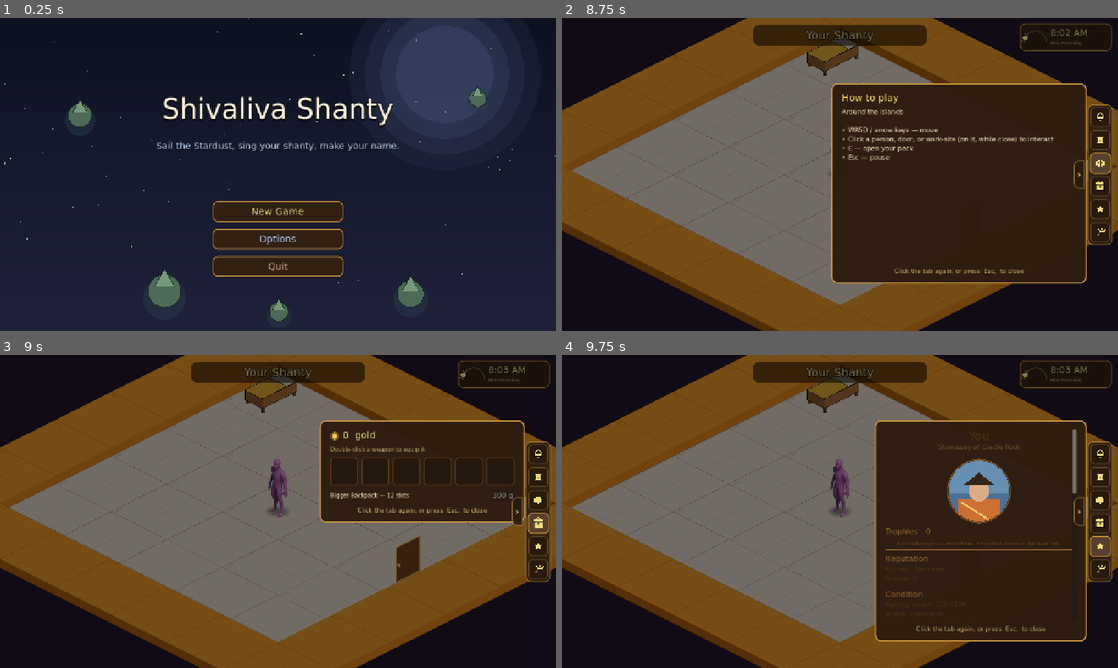
Above: before the commit, frames 1-4 (two rows, left to right).
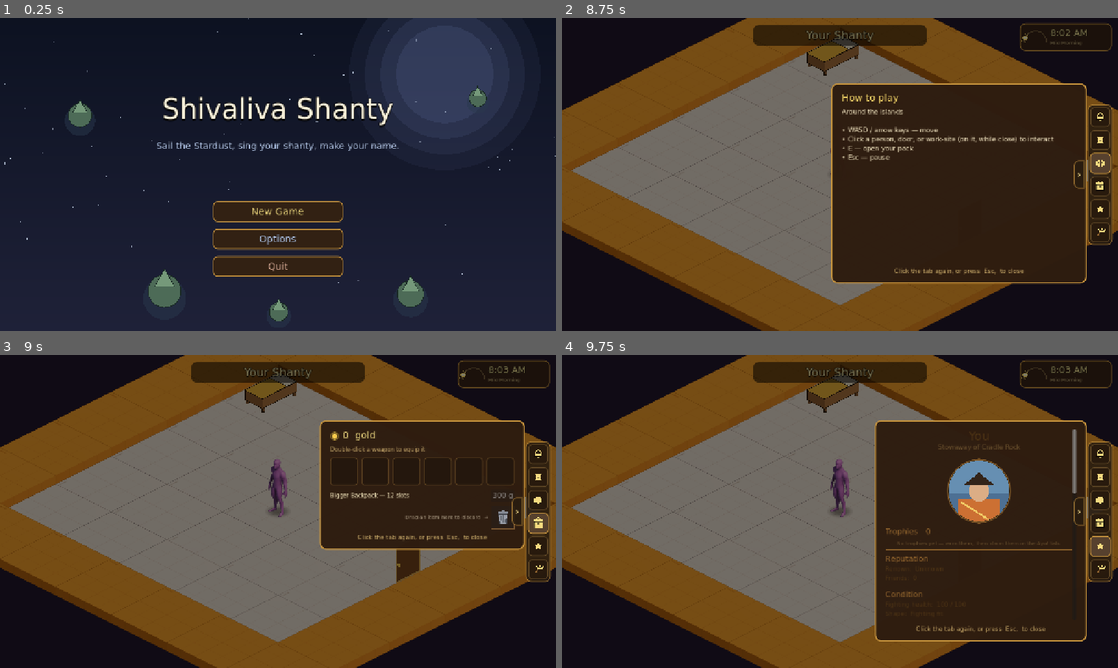
Above: after the commit, the same moments.

Repository: TairoyZone/shivaliva-shanty
Game: Godot game, scene res://main.tscn
Same seed, same stepped clock (60 frames per second), same inputs: the game is played once before the commit and once after it.
Inputs (mouse positions are in pixels of both pictures, inside the frame that each line leads up to):
- Up to frame 1 (0.25 s): no input
- Up to frame 2 (8.75 s): click "New Game" at 0.5 s; click "New Game" at 1.25 s; click (1001, 152) at 2 s; click "Male" at 2.75 s; click "Female" at 3.5 s; click "Other" at 4.25 s; click "Set sail" at 5 s; click "Let's get to it" at 5.75 s; click "0" at 6.5 s; click (1101, 140) at 7.27 s; click (1101, 161) at 8.02 s
- Up to frame 3 (9 s): click (539, 524) at 8.77 s
- Up to frame 4 (9.75 s): click (1101, 545) at 9.52 s

Frames 1-2 are identical in both runs. In frame 3, 3.7% of the frame differs, in the area x 57-95%, y 48-63%; in frame 4, nothing differs.

Commit message:
feat(inventory): backpack TRASH slot + permanent door unlocks (keys are trashable)
Troy: the Mine/Grove/Jungle keys sat in the bag as dead items once their doors
were open. Two-part fix:

- PERMANENT door unlock: PlayerState.unlocked_doors records the key_ids you've
  EARNED; Door._is_locked reads that, not whether the key item is still held. So
  discarding a key keepsake never re-locks its door. grant_key is now idempotent
  on unlocked_doors (the load backfill won't re-mint a discarded key); a one-time
  migration seeds unlocked_doors from held keys / earned milestones for old saves.
- TRASH slot: a drop-target at the bottom of the Backpack (drag any item onto it
  to discard it) via PlayerState.discard_inventory + the native drag-drop the
  inventory already uses. New InventoryTrash control.

Verified headless: grant -> discard the key -> item gone, door STILL unlocked,
re-grant is a no-op, unlock persists across reload. Trash slot screenshot-checked.

Co-Authored-By: Claude Opus 4.8 (1M context) <noreply@anthropic.com>

Diff:
--- a/autoloads/player_state.gd
+++ b/autoloads/player_state.gd
@@ -325,6 +325,10 @@
 ## True once the gym master's ONE-TIME intro cinematic has played (the Pokémon-professor-style "choose your
 ## fighting style" scene that fires on first entering the Cradle Gym). Persisted, so it plays exactly once.
 var gym_intro_seen : bool = false
+## PERMANENT door unlocks — the [Door] key_ids you've EARNED (Mine/Grove/Jungle). Once earned, a door stays open
+## for good, so the key ITEM is just a keepsake you can safely TRASH (the door reads THIS set, not the bag).
+## Persisted. See [method grant_key] / [method door_unlocked] / [Door].
+var unlocked_doors : Array = []
 
 ## True once the player has signed up at the Hiring Board for Godfrey's
 ## lumberjacking job. Gates the WoodCuttingSign in the Forest — without
@@ -1093,12 +1097,40 @@
 ## job-apply (Mine/Grove keys) + the gym-ladder clear (Jungle key) + the load-time backfill.
 func grant_key(key_id: String) -> bool:
 
-	if item_count(key_id) > 0:
-		return false
-	add_item(key_id, 1)   # toasts "+1 <Key>" + lands it in the bag
+	if key_id in unlocked_doors:
+		return false   # already earned — the door's open for good; never re-mint a key you may have trashed
+	unlocked_doors.append(key_id)   # PERMANENT unlock, independent of holding the key item
+	add_item(key_id, 1)   # the key keepsake lands in the bag (trashable — the door stays open without it)
 	var kname : String = String((ITEM_DEFS.get(key_id, {}) as Dictionary).get("name", "A key"))
 	log_event("%s in hand — it unlocks a door on Cradle Rock for good." % kname, Color(0.96, 0.86, 0.4))
+	_save()
 	return true
+
+
+## True if the door-key [param key_id] has been EARNED (the door's permanently open). The [Door] reads THIS, not
+## whether the key item still sits in the bag — so trashing the key keepsake never re-locks the door.
+func door_unlocked(key_id: String) -> bool:
+
+	return key_id in unlocked_doors
+
+
+## Discard (delete) the stack at [param slot_index], or just [param amount] of it (-1 = the whole stack). The
+## backpack's TRASH slot calls this to clear out junk (e.g. a redundant door key). Persists.
+func discard_inventory(slot_index: int, amount: int = -1) -> void:
+
+	if slot_index < 0 or slot_index >= inventory.size():
+		return
+	var slot : Dictionary = inventory[slot_index]
+	if slot.is_empty():
+		return
+	var id : String = String(slot["id"])
+	var have : int = int(slot["count"])
+	var drop : int = have if amount < 0 else clampi(amount, 1, have)
+	inventory[slot_index] = {} if have - drop <= 0 else {"id": id, "count": have - drop}
+	var nm : String = String((ITEM_DEFS.get(id, {}) as Dictionary).get("name", id))
+	log_event("Discarded %s." % nm, Color(0.72, 0.72, 0.76))
+	_on_inventory_mutated(id)
+	_save()
 
 
 ## Remove up to [param count] of [param item_id]. Returns the amount
@@ -2547,6 +2579,7 @@
 	equipped_weapon = "brawl"
 	player_power_type = ""
 	gym_intro_seen = false
+	unlocked_doors = []
 	npc_affinity = {}
 	npc_favor_done = {}
 	crew = {}
@@ -2610,6 +2643,7 @@
 	config.set_value(SAVE_SECTION, "equipped_weapon", equipped_weapon)
 	config.set_value(SAVE_SECTION, "player_power_type", player_power_type)
 	config.set_value(SAVE_SECTION, "gym_intro_seen", gym_intro_seen)
+	config.set_value(SAVE_SECTION, "unlocked_doors", unlocked_doors)
 	config.set_value(SAVE_SECTION, "weapons_model", "items_v1")
 	config.set_value(SAVE_SECTION, "npc_affinity", npc_affinity)
 	config.set_value(SAVE_SECTION, "npc_favor_done", npc_favor_done)
@@ -2681,6 +2715,7 @@
 	equipped_weapon = String(config.get_value(SAVE_SECTION, "equipped_weapon", "brawl"))
 	player_power_type = String(config.get_value(SAVE_SECTION, "player_power_type", ""))   # "" = not yet chosen (old saves)
 	gym_intro_seen = bool(config.get_value(SAVE_SECTION, "gym_intro_seen", false))
+	unlocked_doors = config.get_value(SAVE_SECTION, "unlocked_doors", [])   # before the migration below seeds it
 	npc_affinity = config.get_value(SAVE_SECTION, "npc_affinity", {})
 	npc_favor_done = config.get_value(SAVE_SECTION, "npc_favor_done", {})
 	crew = config.get_value(SAVE_SECTION, "crew", {})
@@ -2714,15 +2749,15 @@
 					inventory[i] = {"id": w, "count": 1}
 					break
 		owned_weapons = [SkirmishWeapon.DEFAULT_WEAPON]
-	# Door-keys backfill (2026-06-16): older saves earned the hire / gym-champion BEFORE keys existed, so
-	# they hold no key item and would be locked out. Mint the keys their progress already entitles them to.
-	# Direct slot inserts (skip add_item's toast/log — silent on load) only when the bag lacks the key.
+	# Door-unlock migration: doors now stay open via `unlocked_doors` (so a trashed key never re-locks one). Seed
+	# it from a HELD key item (saves made before this change) OR an earned MILESTONE (hire / gym-champion) — without
+	# adding any item, so old keys aren't duplicated and the player can freely discard the redundant key keepsakes.
+	for k in [KEY_MINE, KEY_GROVE, KEY_JUNGLE]:
+		if item_count(k) > 0 and not (k in unlocked_doors):
+			unlocked_doors.append(k)
 	for pair in [[hired_at_forge, KEY_MINE], [hired_at_workshop, KEY_GROVE], [ladder_complete(), KEY_JUNGLE]]:
-		if bool(pair[0]) and item_count(String(pair[1])) == 0:
-			for i in inventory.size():
-				if (inventory[i] as Dictionary).is_empty():
-					inventory[i] = {"id": String(pair[1]), "count": 1}
-					break
+		if bool(pair[0]) and not (String(pair[1]) in unlocked_doors):
+			unlocked_doors.append(String(pair[1]))
 	_suppress_save = false
 	# Mark already-earned trophies as seen so loading never spam-toasts; only live earns notify.
 	_seed_trophies_seen()
--- a/interface/inventory_panel/inventory_panel.gd
+++ b/interface/inventory_panel/inventory_panel.gd
@@ -202,6 +202,18 @@
 	_bag_row = HBoxContainer.new()
 	_bag_row.add_theme_constant_override("separation", 8)
 	_items_page.add_child(_bag_row)
+	# TRASH drop-target — drag any item here to throw it away (e.g. a redundant door key). Right-aligned row.
+	var trash_row : HBoxContainer = HBoxContainer.new()
+	trash_row.add_theme_constant_override("separation", 8)
+	trash_row.alignment = BoxContainer.ALIGNMENT_END
+	var trash_hint : Label = Label.new()
+	trash_hint.text = "Drag an item here to discard  →"
+	trash_hint.add_theme_font_size_override("font_size", 12)
+	trash_hint.add_theme_color_override("font_color", Color(0.72, 0.66, 0.56, 0.95))
+	trash_hint.vertical_alignment = VERTICAL_ALIGNMENT_CENTER
+	trash_row.add_child(trash_hint)
+	trash_row.add_child(InventoryTrash.new())
+	_items_page.add_child(trash_row)
 
 	# Profile page (hidden until its tab is picked) — it now also hosts the hearties list.
 	_profile_view = ProfileView.new()
--- /dev/null
+++ b/interface/inventory_panel/inventory_trash.gd
@@ -0,0 +1,51 @@
+## A TRASH drop-target in the backpack — DRAG any item onto it to throw it away (e.g. a redundant door key, whose
+## door stays unlocked for good without it). Native Godot drag-drop, mirroring [InventorySlot]. (Troy 2026-06-17.)
+class_name InventoryTrash
+extends Control
+
+
+const SIZE : float = 52.0
+
+
+func _ready() -> void:
+
+	custom_minimum_size = Vector2(SIZE, SIZE)
+	mouse_filter = Control.MOUSE_FILTER_STOP
+	tooltip_text = "Drag an item here to throw it away"
+
+
+func _can_drop_data(_at: Vector2, data: Variant) -> bool:
+
+	return data is Dictionary and String((data as Dictionary).get("kind", "")) == "item"
+
+
+func _drop_data(_at: Vector2, data: Variant) -> void:
+
+	if data is Dictionary and String((data as Dictionary).get("kind", "")) == "item":
+		PlayerState.discard_inventory(int(data["from"]), int(data.get("amount", -1)))
+		Audio.play_sfx("toss")
+	queue_redraw()
+
+
+func _draw() -> void:
+
+	var w : float = SIZE
+	# Slot backing — matches the walnut inventory cells.
+	draw_rect(Rect2(0.0, 0.0, w, w), Color(0.16, 0.12, 0.09, 0.85))
+	draw_rect(Rect2(0.0, 0.0, w, w), Color(0.5, 0.36, 0.20, 0.9), false, 1.5)
+	# A little grey trash can.
+	var cx : float = w * 0.5
+	var top : float = w * 0.36
+	var bot : float = w * 0.80
+	var ht : float = w * 0.19
+	var hb : float = w * 0.14
+	var body : PackedVector2Array = PackedVector2Array([
+		Vector2(cx - ht, top), Vector2(cx + ht, top), Vector2(cx + hb, bot), Vector2(cx - hb, bot)])
+	draw_colored_polygon(body, Color(0.60, 0.62, 0.66))
+	draw_polyline(body + PackedVector2Array([Vector2(cx - ht, top)]), Color(0.28, 0.29, 0.32), 1.4)
+	# Lid + handle.
+	draw_rect(Rect2(cx - ht - 2.0, top - 5.0, (ht + 2.0) * 2.0, 4.0), Color(0.52, 0.54, 0.58))
+	draw_rect(Rect2(cx - 4.0, top - 9.0, 8.0, 4.0), Color(0.52, 0.54, 0.58))
+	# Vertical ribs.
+	for k in [-1.0, 0.0, 1.0]:
+		draw_line(Vector2(cx + k * hb * 0.55, top + 3.0), Vector2(cx + k * hb * 0.8, bot - 2.0), Color(0.40, 0.42, 0.45), 1.0)
--- a/levels/door/door.gd
+++ b/levels/door/door.gd
@@ -123,7 +123,9 @@
 
 	if Engine.is_editor_hint() or required_key.is_empty():
 		return false
-	return PlayerState.item_count(required_key) <= 0
+	# Reads the PERMANENT unlock, not whether the key item is still in the bag — so discarding the redundant key
+	# keepsake (via the backpack trash slot) never re-locks a door you've already earned.
+	return not PlayerState.door_unlocked(required_key)
 
 
 # A small brass padlock centred on the door face — the "you need a key" tell.
--- /dev/null
+++ b/tools/shot_bagtrash.gd
@@ -0,0 +1,15 @@
+extends Node2D
+const OUT := "user://shots"
+func _ready() -> void:
+	DirAccess.make_dir_recursive_absolute(OUT)
+	call_deferred("_go")
+func _go() -> void:
+	var scene : Node = load("res://levels/shore/shore.tscn").instantiate()
+	get_tree().root.add_child(scene); get_tree().current_scene = scene
+	PlayerState.grant_key(PlayerState.KEY_MINE)
+	PlayerState.grant_key(PlayerState.KEY_GROVE)
+	await get_tree().create_timer(1.0).timeout
+	UserPanel.open("items")
+	await get_tree().create_timer(0.5).timeout
+	get_viewport().get_texture().get_image().save_png("%s/bag_trash.png" % OUT)
+	get_tree().quit()
--- /dev/null
+++ b/tools/shot_bagtrash.tscn
@@ -0,0 +1,6 @@
+[gd_scene load_steps=2 format=3]
+
+[ext_resource type="Script" path="res://tools/shot_bagtrash.gd" id="1"]
+
+[node name="ShotBagTrash" type="Node2D"]
+script = ExtResource("1")
--- /dev/null
+++ b/tools/test_keys.gd
@@ -0,0 +1,40 @@
+## DEV-ONLY: verify permanent door-unlock + trashable keys — discarding a key must NOT re-lock its door, and a
+## re-grant (the load backfill) must NOT re-add a discarded key.
+extends Node
+func _ready() -> void:
+	call_deferred("_go")
+func _go() -> void:
+	var fails := 0
+	var MINE := PlayerState.KEY_MINE
+	PlayerState.unlocked_doors = []
+	for i in PlayerState.inventory.size():
+		var s : Dictionary = PlayerState.inventory[i]
+		if not s.is_empty() and String(s.get("id", "")).begins_with("key_"):
+			PlayerState.inventory[i] = {}
+
+	# GRANT: unlocks + lands the keepsake.
+	PlayerState.grant_key(MINE)
+	if not PlayerState.door_unlocked(MINE): fails += 1; print("FAIL: not unlocked after grant")
+	if PlayerState.item_count(MINE) <= 0: fails += 1; print("FAIL: key keepsake not in bag")
+
+	# DISCARD the key → item gone, but the door stays unlocked.
+	var slot := -1
+	for i in PlayerState.inventory.size():
+		if not (PlayerState.inventory[i] as Dictionary).is_empty() and PlayerState.inventory[i]["id"] == MINE: slot = i
+	PlayerState.discard_inventory(slot, -1)
+	print("after discard: item_count=", PlayerState.item_count(MINE), " door_unlocked=", PlayerState.door_unlocked(MINE))
+	if PlayerState.item_count(MINE) > 0: fails += 1; print("FAIL: key not discarded")
+	if not PlayerState.door_unlocked(MINE): fails += 1; print("FAIL: DOOR RE-LOCKED after discarding the key!")
+
+	# RE-GRANT (mimics the load backfill) must be a no-op — no re-minted key.
+	if PlayerState.grant_key(MINE): fails += 1; print("FAIL: grant_key re-minted an earned key")
+	if PlayerState.item_count(MINE) > 0: fails += 1; print("FAIL: re-grant re-added the discarded key")
+
+	# PERSIST the unlock across save/reload.
+	PlayerState._save()
+	PlayerState.unlocked_doors = []
+	PlayerState._load()
+	if not PlayerState.door_unlocked(MINE): fails += 1; print("FAIL: unlock did not persist")
+
+	print("KEYS TEST: %s (%d fail) | unlocked=%s" % ["PASS" if fails == 0 else "FAIL", fails, str(PlayerState.unlocked_doors)])
+	get_tree().quit()
--- /dev/null
+++ b/tools/test_keys.tscn
@@ -0,0 +1,6 @@
+[gd_scene load_steps=2 format=3]
+
+[ext_resource type="Script" path="res://tools/test_keys.gd" id="1"]
+
+[node name="TestKeys" type="Node"]
+script = ExtResource("1")
Not shown, added: interface/inventory_panel/inventory_trash.gd.uid
Not shown, added: tools/test_keys.gd.uid
